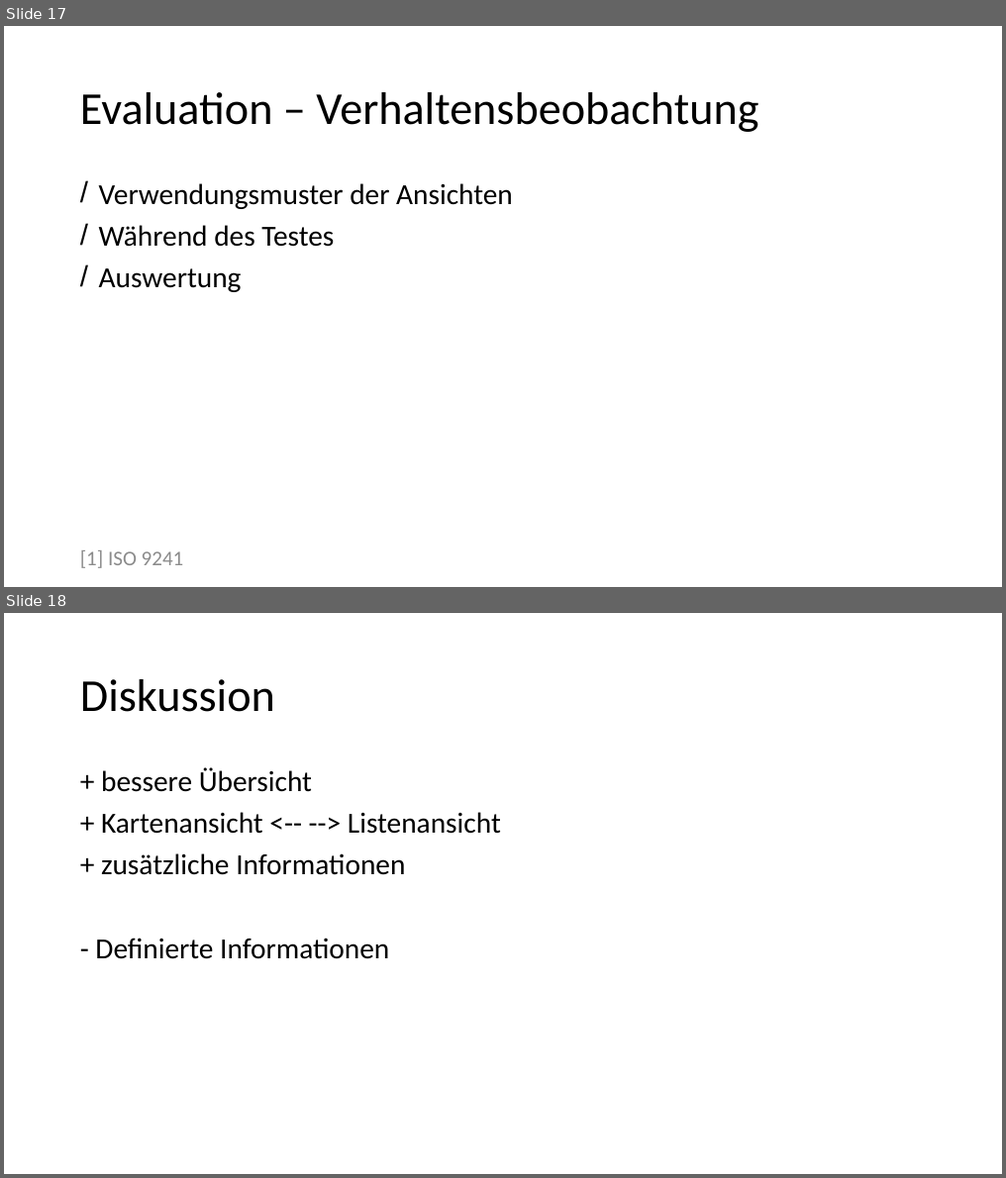
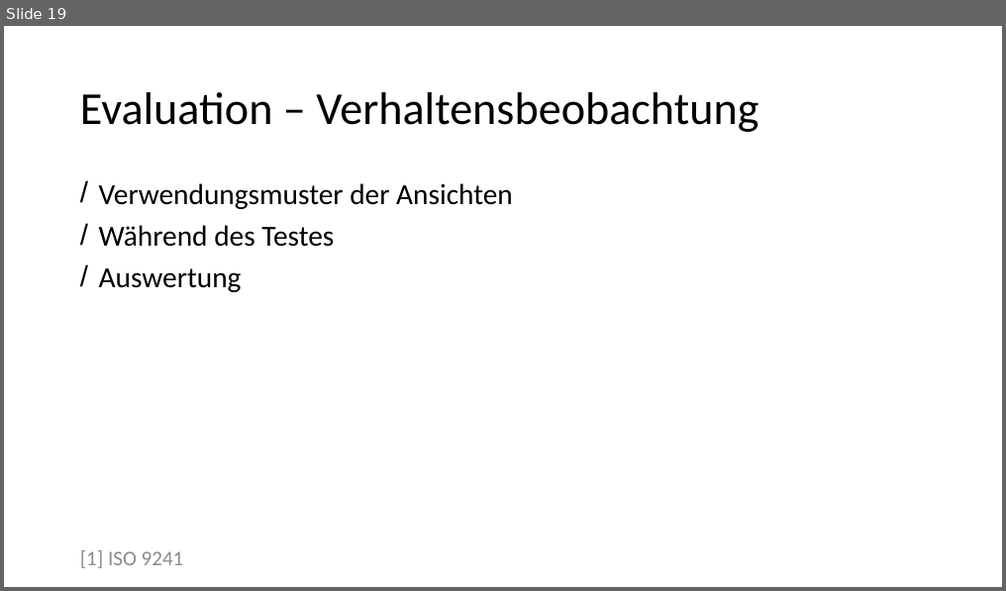
Before and after one commit to advocd/MasterThesis, a slide deck: Abgaben/Präsentation Masterarbeit/Präsentation Muench.pptx. Shown one above the other, each under a label of ours: slides 17 and 18 before the commit, slide 19 after it. The pictures are 1006x1178 and 1006x591 pixels, drawn with LibreOffice and Linux fonts; fonts in the diff are those of the drawing. Boxes give left, top, right and bottom in pixels: in the first picture for what was removed or moved away, otherwise in the second. Text is boxed around its words. In the diff, an @@ line names an element or a change of style, - is before the commit and + after.

```diff
--- a/Abgaben/Präsentation Masterarbeit/Präsentation Muench.pptx
+++ b/Abgaben/Präsentation Masterarbeit/Präsentation Muench.pptx
@@ slide 18 removed at (4,613,1002,1174), background #FFFFFF @@
@@ title removed at (80,679,275,712) @@
-Diskussion
@@ text removed at (95,767,501,959) @@
-+ bessere Übersicht
-+ Kartenansicht <-- --> Listenansicht
-+ zusätzliche Informationen
-- Definierte Informationen
@@ what was slide 17 is now slide 19 @@
```
Also in this commit, not shown: 8 slides changed, 5 slides added.
